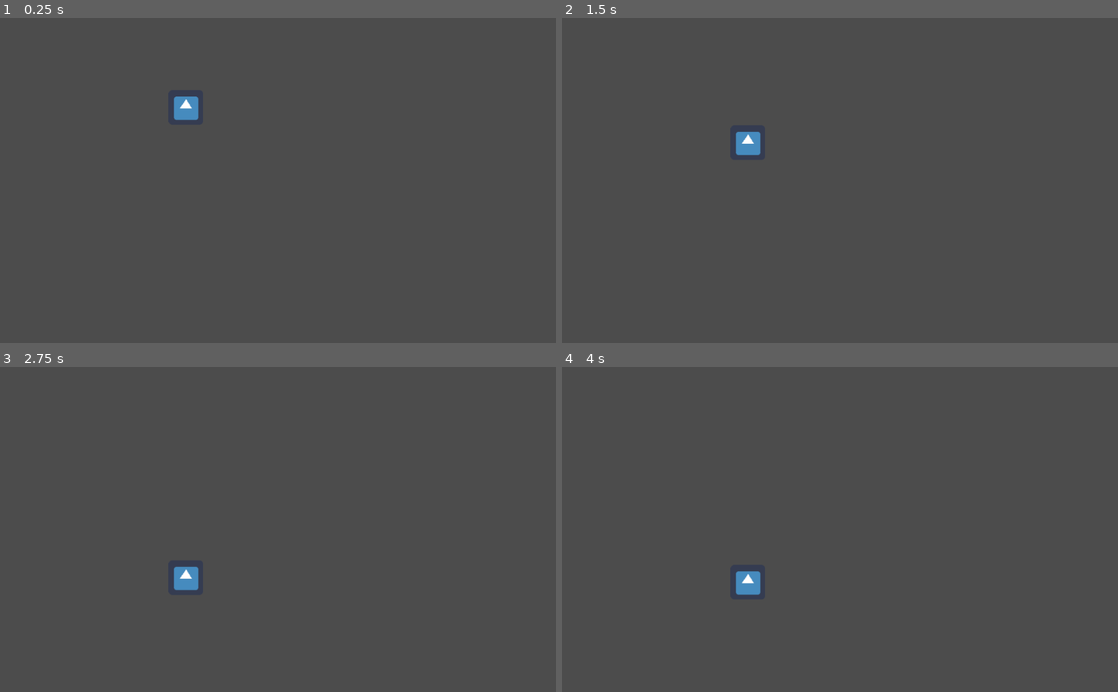
Above: before the commit, frames 1-4 (two rows, left to right).
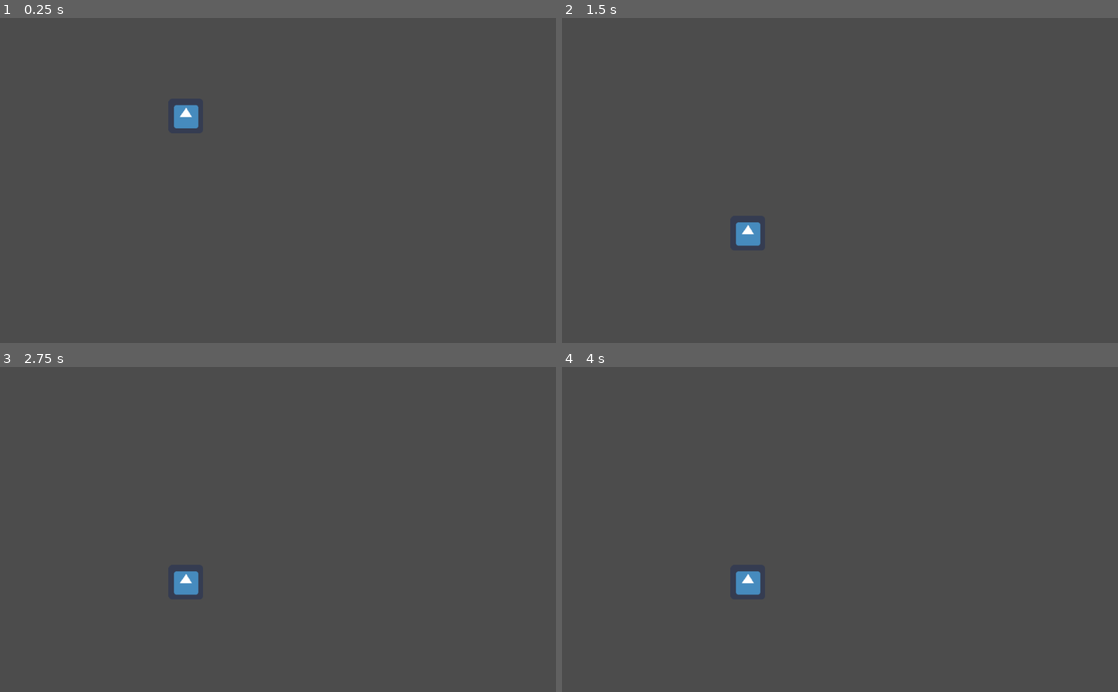
Above: after the commit, the same moments.

Repository: Mequam/EC_Game_Jam
Game: Godot game, scene res://scenes/instance/test_node.tscn
Same seed, same stepped clock (60 frames per second), same inputs: the game is played once before the commit and once after it. The project has no main scene, so this scene is started directly. The engine's default icon, where the game draws it, is replaced by a stand-in: a white triangle on a blue panel in a dark square.
Inputs:
- Up to frame 1 (0.25 s): no input
- Up to frame 2 (1.5 s): no input
- Up to frame 3 (2.75 s): no input
- Up to frame 4 (4 s): tap Enter at 3.5 s

The runs differ from the first frame. In frame 1, 0.3% of the frame differs, in the area x 31-36%, y 24-34%; in frame 2, 0.6%, in the area x 31-36%, y 35-71%; in frame 3, 0.2%; in frame 4, less than 0.1%.

Commit message:
updated player movement and the flower to be more snappy

Diff:
--- a/scripts/flower.gd
+++ b/scripts/flower.gd
@@ -15,8 +15,7 @@
 var heat = 0
 
 func get_stabil(unstability,heat,accel_scalar):
-	print(str(sqrt(abs(accel_scalar))))
-	return unstability - int(sqrt(abs(accel_scalar)) >= 100)*2 - int(abs(heat) >= 2)*1
+	return unstability - int(sqrt(abs(accel_scalar)) >= 10)*2 - int(abs(heat) >= 2)*1
 
 func get_accel(last_vel,vel,delta):
 	return (vel-last_vel)/(delta*10)
@@ -33,3 +32,6 @@
 	)
 	last_vel = pv
 	last_pos = parpos
+	print("stability " + str(unstability))
+	if unstability < 0:
+		unstability += 1
--- a/scripts/player_movement.gd
+++ b/scripts/player_movement.gd
@@ -3,8 +3,8 @@
 # Called when the node enters the scene tree for the first time.
 func _ready():
 	set_val(Vector2(0,1))
-var accel = Vector2(0,1)
-var jump_height = 100
+var accel = Vector2(0,10)
+var jump_height = 400
 var jump_dir : Vector2
 var velocity : Vector2 = Vector2(0,0) setget set_val,get_val
 func set_val(val):
@@ -12,7 +12,7 @@
 	jump_dir = velocity.normalized()*-1
 func get_val():
 	return velocity
-var movement_speed = 40
+var movement_speed = 800
 var col = true
 
 #takes the direction of accelleration and returns the direction that the player wants to move
@@ -31,5 +31,5 @@
 		velocity += accel
 	else:
 		velocity = Vector2(0,0)
-	var collision = move_and_collide((get_dir(accel,100)+velocity)*delta)
+	var collision = move_and_collide((get_dir(accel,movement_speed)+velocity)*delta)
 	col = collision != null
